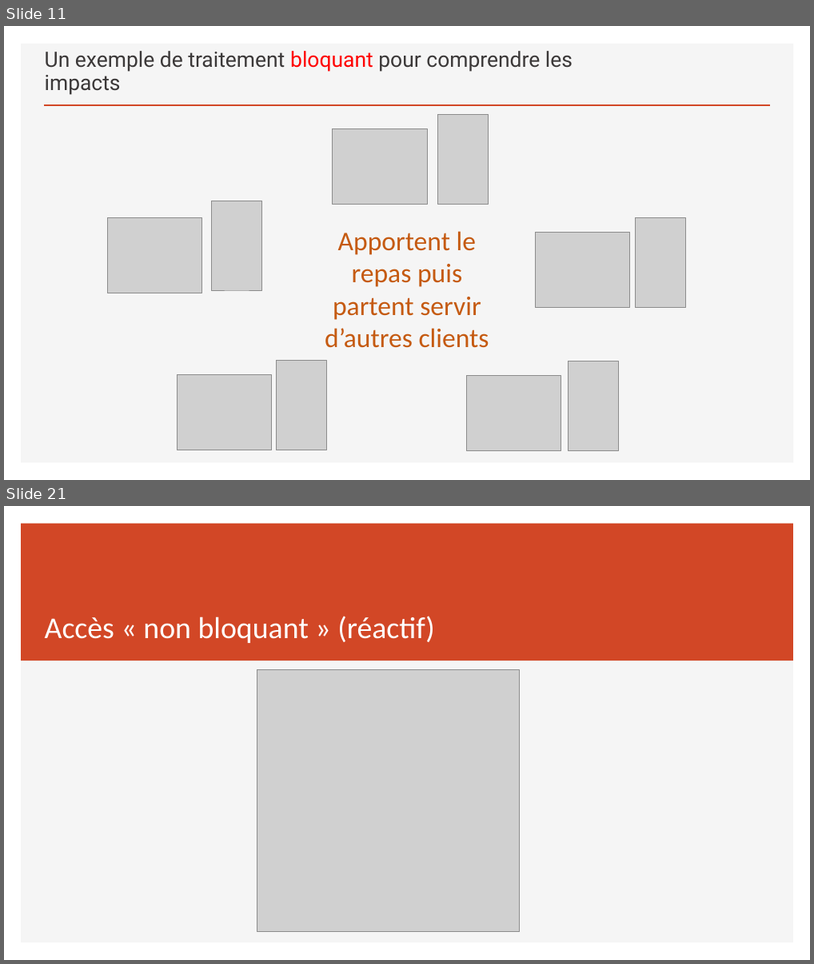
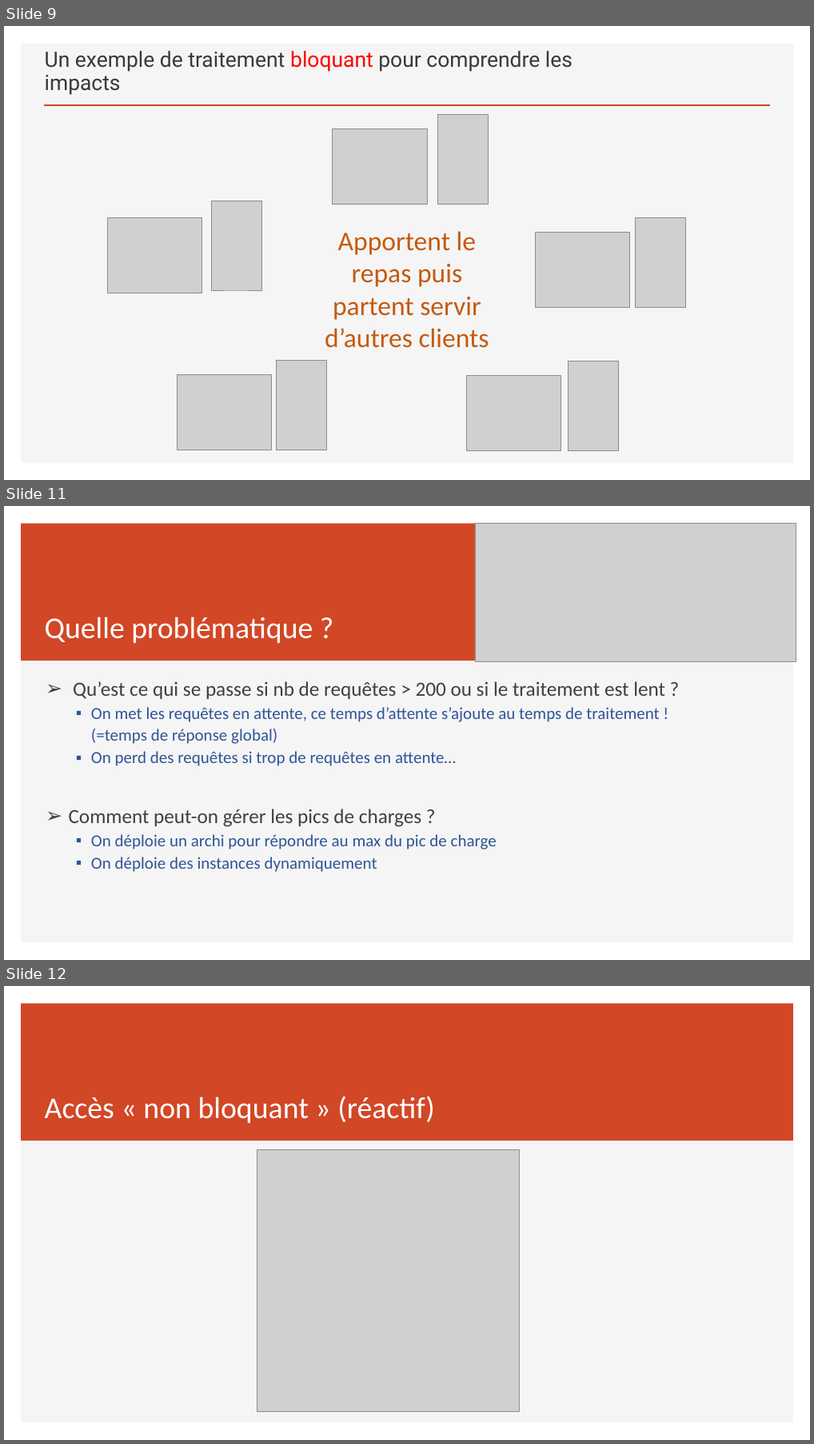
Before and after one commit to sebzuki/webflux-vs-web, a slide deck: REACTIVE.pptx. Shown one above the other, each under a label of ours: slides 11 and 21 before the commit, slides 9, 11 and 12 after it; the slides between them are not shown. The pictures are 814x964 and 814x1444 pixels, drawn with LibreOffice and Linux fonts; fonts in the diff are those of the drawing; grey boxes stand for pictures. Boxes give left, top, right and bottom in pixels: in the first picture for what was removed or moved away, otherwise in the second. Text is boxed around its words. In the diff, an @@ line names an element or a change of style, - is before the commit and + after.

```diff
--- a/REACTIVE.pptx
+++ b/REACTIVE.pptx
@@ slide 11 added at <box>4,506,810,960</box>, background #FFFFFF; not listed: 2 template elements that a slide beside it also shows @@
@@ picture added at <box>475,523,797,661</box> @@
@@ title added at <box>45,616,313,643</box>, 36 pt, text #FFFFFF @@
+Quelle problématique ?
@@ text added at <box>69,681,666,872</box>, 20 pt, text #2F5597 @@
+➢ Qu’est ce qui se passe si nb de requêtes > 200 ou si le traitement est lent ?
+  ▪ On met les requêtes en attente, ce temps d’attente s’ajoute au temps de traitement !
+  (=temps de réponse global)
+  ▪ On perd des requêtes si trop de requêtes en attente…
+➢ Comment peut-on gérer les pics de charges ?
+  ▪ On déploie un archi pour répondre au max du pic de charge
+  ▪ On déploie des instances dynamiquement
@@ what was slide 11 is now slide 9 @@
@@ what was slide 21 is now slide 12 @@
```
Also in this commit, not shown: 7 slides changed, 32 other slides added, 11 slides removed, 33 other files.
